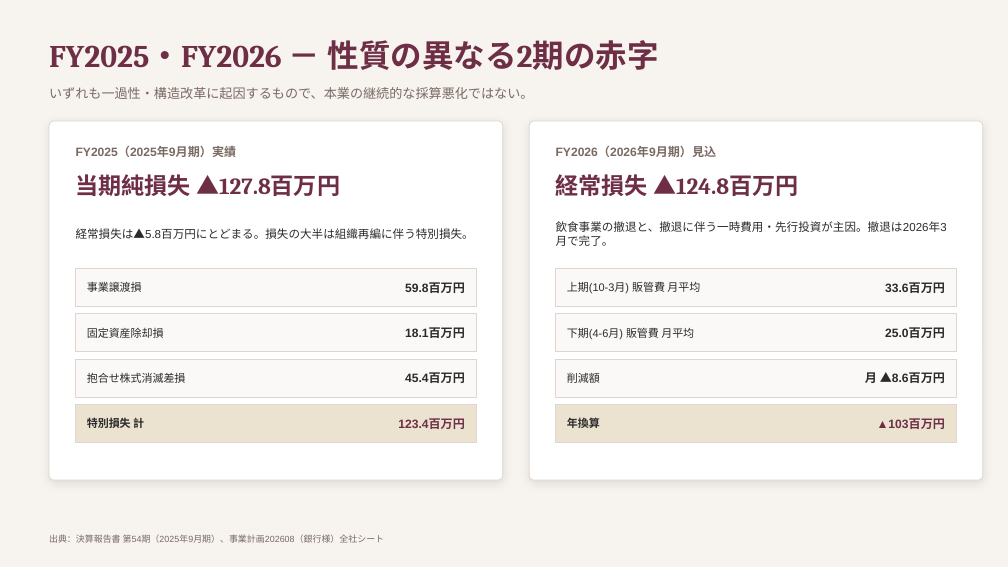
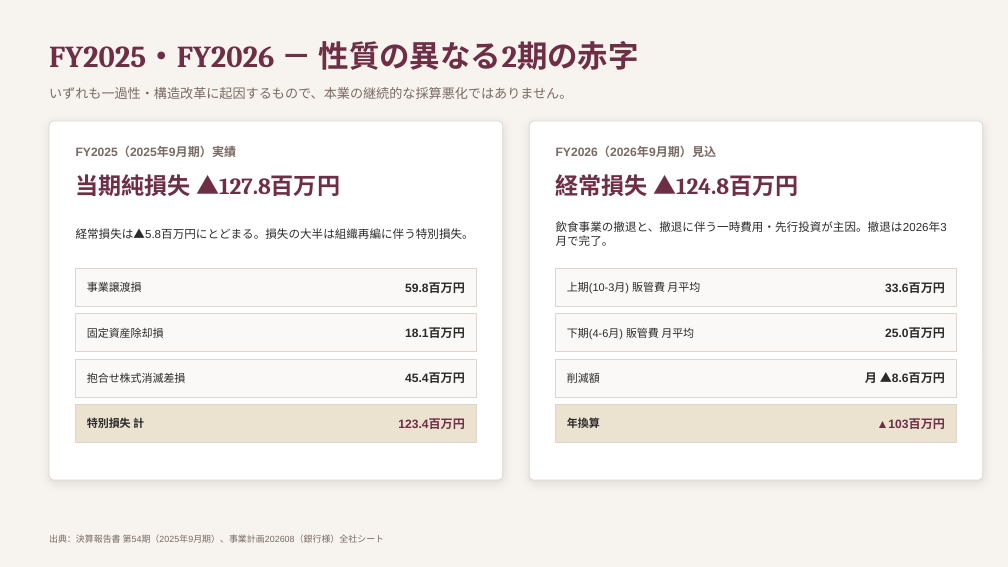
Before and after one commit to nakano-winebank/wine-auction, a slide deck: slide 3 of out/WineBank_FY2027_銀行提出.pptx. Drawn at 1008x567 pixels with LibreOffice and Linux fonts; fonts in the diff are those of the drawing. Boxes give left, top, right and bottom in pixels: in the first picture for what was removed or moved away, otherwise in the second. Text is boxed around its words. In the diff, an @@ line names an element or a change of style, - is before the commit and + after.

Commit message:
銀行提出用パワポをプランDで全面刷新（全16枚）
- 上場関連コストの削除、クルーザー事業利益の営業収益計上、
  ワイン仕入FY2026同水準維持、期首現預金3,000万円を全スライドに反映
- 4プラン比較（A/B/C/D）を新設し、資金繰りが成立するのはDのみである
  ことを明示
- ワイン在庫戦略のスライドを新設。仕入を絞ると割当が戻らず2〜3年先の
  成長を削るため仕入419.1百万円を維持する方針を説明
- 月次資金繰りをプランDで差し替え、ボトルネックが2026年11月
  （消費税30百万円の納付月）であることを明示
- プランDの蓋然性スライドを新設。必要売上621.1百万円はFY2025実績の
  82.5%・FY2026見込の87.7%であり、過去2期の売上水準を撤退後の
  粗利率で回せば経常利益182〜205百万円となる上振れ余地を提示

検証ツール全項目パス、全16枚を画像化して目視確認済み。

```diff
--- a/out/WineBank_FY2027_銀行提出.pptx
+++ b/out/WineBank_FY2027_銀行提出.pptx
@@ text "FY2025・FY2026 － 性質の異なる2期の赤字" at box(49, 41, 639, 70): size 30 to 29 pt @@
@@ text at box(49, 87, 572, 99): text changed @@
-いずれも一過性・構造改革に起因するもので、本業の継続的な採算悪化ではない。
+いずれも一過性・構造改革に起因するもので、本業の継続的な採算悪化ではありません。
```
Also in this commit, not shown: 11 other slides changed, 4 slides added, 3 slides removed, 3 other files.
